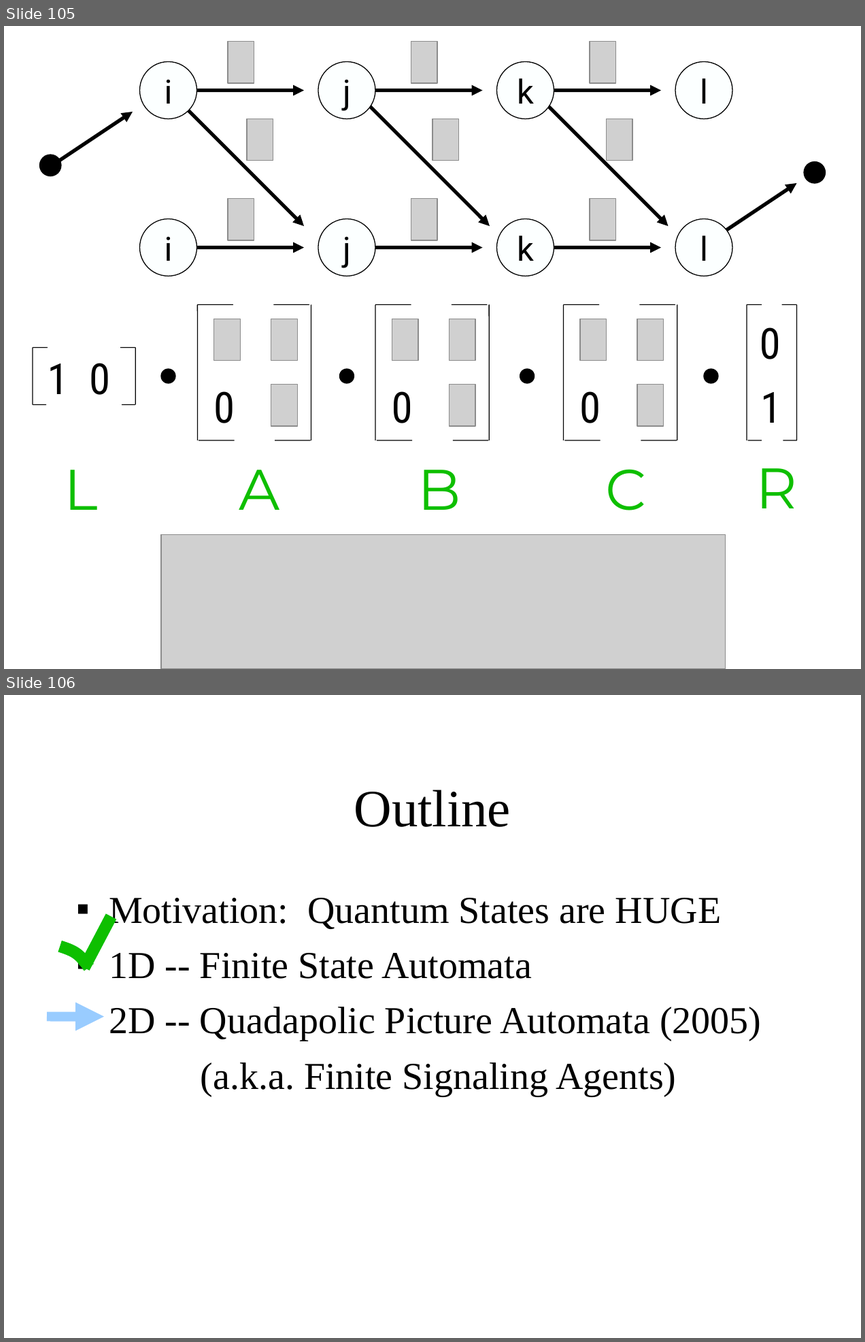
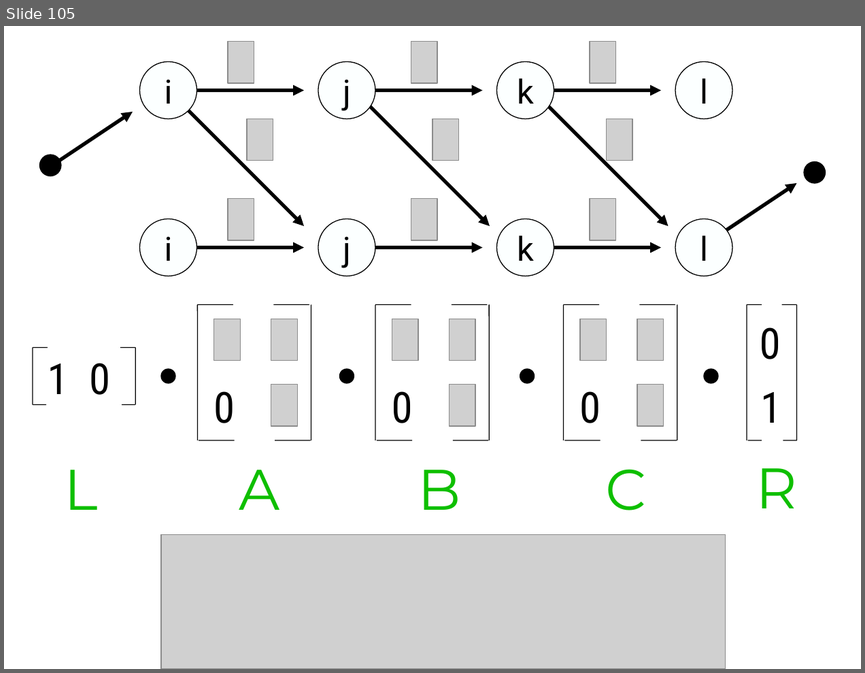
Before and after one commit to gcross/QC-Talks, a slide deck: GeneralExam/WeaponsOfMassSimulation.odp. Shown one above the other, each under a label of ours: slides 105 and 106 before the commit, slide 105 after it. The pictures are 865x1342 and 865x673 pixels, drawn with LibreOffice and Linux fonts; fonts in the diff are those of the drawing; grey boxes stand for pictures; background and template pictures are left out. Boxes give left, top, right and bottom in pixels: in the first picture for what was removed or moved away, otherwise in the second. Text is boxed around its words. In the diff, an @@ line names an element or a change of style, - is before the commit and + after.

```diff
--- a/GeneralExam/WeaponsOfMassSimulation.odp
+++ b/GeneralExam/WeaponsOfMassSimulation.odp
@@ slide 106 removed at (4, 695, 861, 1338), background picture (left out) @@
@@ title removed at (354, 790, 511, 827) @@
-Outline
@@ text removed at (109, 898, 761, 1096) @@
-▪ Motivation: Quantum States are HUGE
-▪ 1D -- Finite State Automata
-▪ 2D -- Quadapolic Picture Automata (2005)
-(a.k.a. Finite Signaling Agents)
@@ line removed from (84, 968) to (111, 916) @@
@@ freeform shape removed at (60, 946, 89, 968) @@
@@ arrow removed from (47, 1016) to (104, 1016) @@
```
Also in this commit, not shown: 1 slide changed, 1 slide added, 28 other slides removed.
